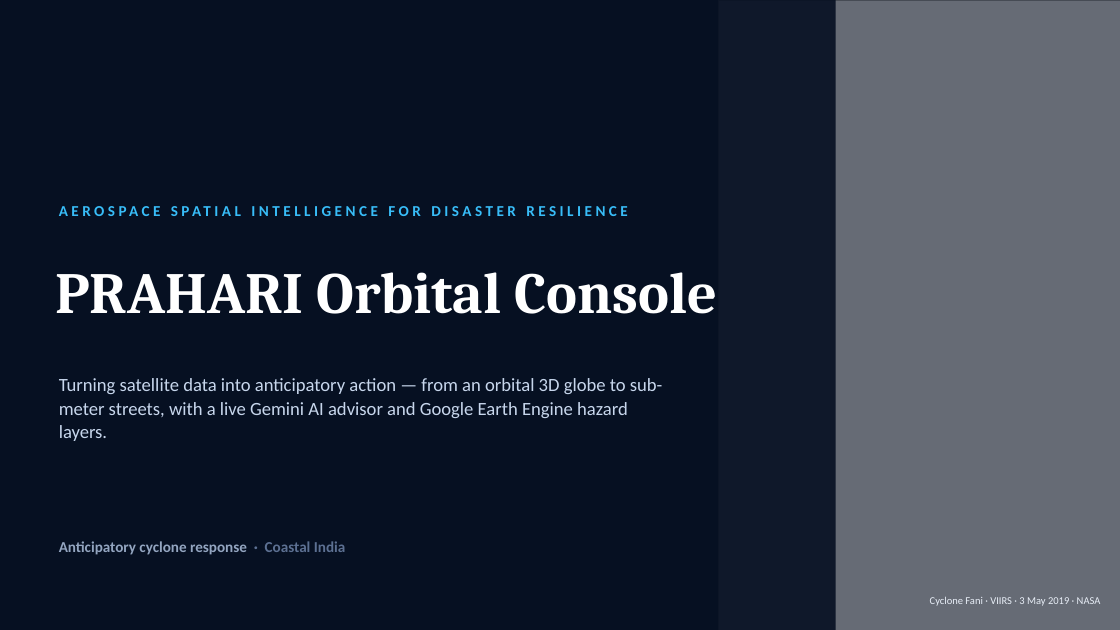
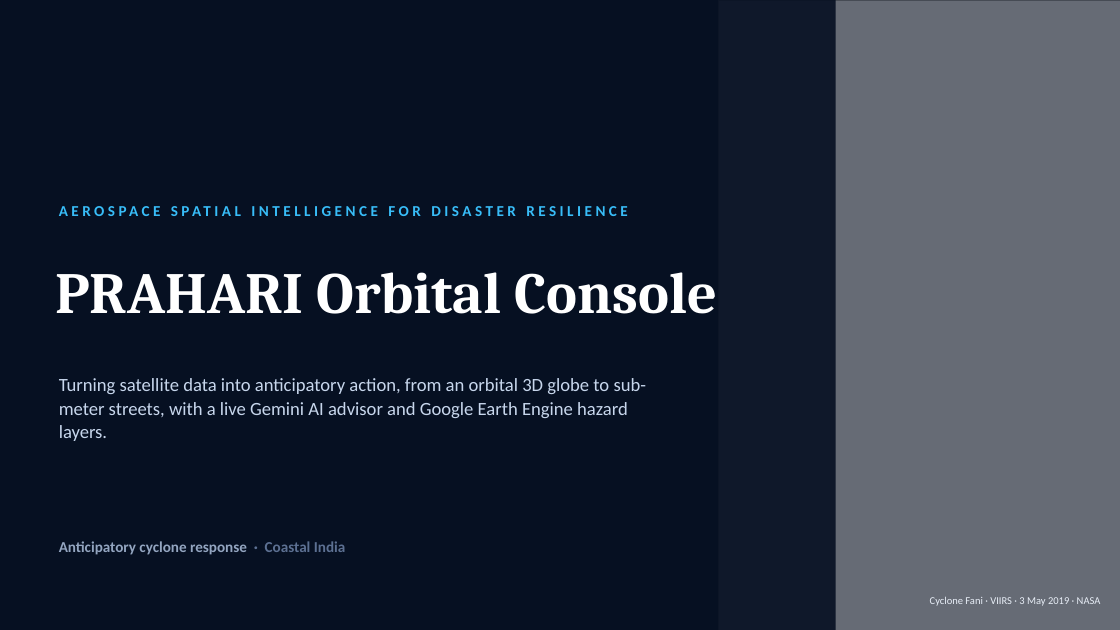
Before and after one commit to abhishek-0706/prahari-orbital-console, a slide deck: slide 1 of demo/PRAHARI_Orbital_Console.pptx. Drawn at 1120x630 pixels with LibreOffice and Linux fonts; fonts in the diff are those of the drawing; grey boxes stand for pictures. Boxes give left, top, right and bottom in pixels: in the first picture for what was removed or moved away, otherwise in the second. Text is boxed around its words. In the diff, an @@ line names an element or a change of style, - is before the commit and + after.

```diff
--- a/demo/PRAHARI_Orbital_Console.pptx
+++ b/demo/PRAHARI_Orbital_Console.pptx
@@ text at box(59, 378, 647, 441): text changed @@
-Turning satellite data into anticipatory action — from an orbital 3D globe to sub-meter streets, with a live Gemini AI advisor and Google Earth Engine hazard layers.
+Turning satellite data into anticipatory action, from an orbital 3D globe to sub-meter streets, with a live Gemini AI advisor and Google Earth Engine hazard layers.
```
Also in this commit, not shown: 10 other slides changed, 1 other file.
